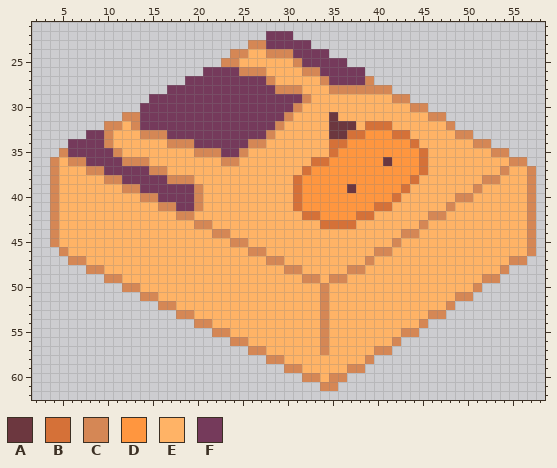
File history of a pixel-art sprite, CozyAutumnJam_2022/Assets/Art/UI/Card/Icon/PropCard/IconStoreUniform_Card.png. The first picture shows the starting point.
The file is 64x64 pixels. Shown: x 2..58, y 21..62.
Palette (. is transparent): A #6c373f  B #d57138  C #d58755  D #ff963f  E #ffb366  F #753a5b
Pixels before, first column x 4:
22 ........................FFF...........................
23 ......................CCFFFFF.........................
24 ....................CCEECCCFFFF.......................
25 ...................CCEEEEEECFFFFF.....................
26 .................FFFFCCCEEEECCFFFFF...................
27 ...............FFFFFFFFFCEEEEECFFFFC..................
28 .............FFFFFFFFFFFFCCCEEECCCCCCC................
29 ...........FFFFFFFFFFFFFFFFFCEEEEEEEEECC..............
30 ..........FFFFFFFFFFFFFFFFFCEEEEEEEEEEEECC............
31 ........CCFFFFFFFFFFFFFFFFCEEEEAEEEEEEEEEECC..........
32 ......CCECFFFFFFFFFFFFFFFCEEEEEAAAEBBBEEEEEEC.........
33 ....FFCEEECCCFFFFFFFFFFFCEEEEEEAABBDDDBBEEEEECC.......
34 ..FFFFCEEEEEECCCFFFFFFCCEEEEEEEBBDDDDDDDBEEEEEECC.....
35 .CFFFFFCEEEEEEEECCCFFCEEEEEEEEEBDDDDDDDDDBEEEEEEECC...
36 CECCFFFFCCCEEEEEEEECCEEEEEEEEBBDDDDDDADDDBEEEEEEEEECC.
37 CEEECCFFFFFCCEEEEEEEEEEEEEEEBDDDDDDDDDDDDBEEEEEEEECEEC
38 CEEEEECCFFFFFCCCEEEEEEEEEEEBDDDDDDDDDDDDBEEEEEEECCEEEC
39 CEEEEEEECCFFFFFFCEEEEEEEEEEBDDDDDADDDDDBEEEEEEECEEEEEC
40 CEEEEEEEEECCFFFFCEEEEEEEEEEBDDDDDDDDDDBEEEEEECCEEEEEEC
41 CEEEEEEEEEEECCFFCEEEEEEEEEEBDDDDDDDDBBEEEEEECEEEEEEEEC
42 CEEEEEEEEEEEEECCEEEEEEEEEEEEBBDDDDBBEEEEEECCEEEEEEEEEC
43 CEEEEEEEEEEEEEEECCEEEEEEEEEEEEBBBBEEEEEEECEEEEEEEEEEEC
44 CEEEEEEEEEEEEEEEEECCEEEEEEEEEEEEEEEEEEECCEEEEEEEEEEEEC
45 CEEEEEEEEEEEEEEEEEEECCEEEEEEEEEEEEEEEECEEEEEEEEEEEEEEC
46 .CEEEEEEEEEEEEEEEEEEEECCEEEEEEEEEEEECCEEEEEEEEEEEEEEEC
47 ..CCEEEEEEEEEEEEEEEEEEEECCEEEEEEEEECEEEEEEEEEEEEEEECC.
48 ....CCEEEEEEEEEEEEEEEEEEEECCEEEEECCEEEEEEEEEEEEEEEC...
49 ......CCEEEEEEEEEEEEEEEEEEEECCECCEEEEEEEEEEEEEEECC....
50 ........CCEEEEEEEEEEEEEEEEEEEECEEEEEEEEEEEEEEEEC......
51 ..........CCEEEEEEEEEEEEEEEEEECEEEEEEEEEEEEEECC.......
52 ............CCEEEEEEEEEEEEEEEECEEEEEEEEEEEEEC.........
53 ..............CCEEEEEEEEEEEEEECEEEEEEEEEEECC..........
54 ................CCEEEEEEEEEEEECEEEEEEEEEEC............
55 ..................CCEEEEEEEEEECEEEEEEEECC.............
56 ....................CCEEEEEEEECEEEEEEEC...............
57 ......................CCEEEEEECEEEEECC................
58 ........................CCEEEEEEEEEC..................
59 ..........................CCEEEEECC...................
60 ............................CCECC.....................
61 ..............................CC......................
Once edited:
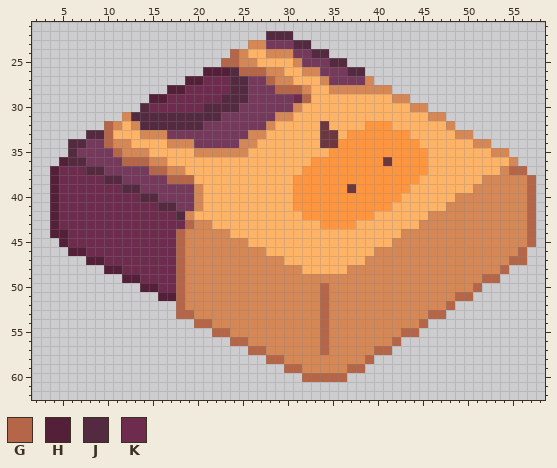
Colours new in this view: G #b56648  H #542039  J #542a41  K #6d2c4d
Diff:
y 22: x 28..30 FFF -> JJJ
y 23: x 31..32 FF -> JJ
y 24: x 24 C -> G; x 33..34 FF -> JJ
y 25: x 23..26 CCEE -> GGCC; x 35..36 FF -> JJ
y 26: x 21..29 FFFFCCCEE -> HHHJGGGCC; x 37..38 FF -> JJ
y 27: x 19..25 FFFFFFF -> HHKKKJJ; x 28..30 CEE -> GCC
y 28: x 17..25 FFFFFFFFF -> HHKKKKKJJ; x 29..32 CCCE -> GGGC
y 29: x 15..25 FFFFFFFFFFF -> HHKKKKKKJJJ; x 31..32 FC -> KG
y 30: x 14..24 FFFFFFFFFFF -> JKKKKKKJJJJ
y 31: x 13..22 CFFFFFFFFF -> JJJJJJJJJJ; x 29 F -> C; x 35 A -> E
y 32: x 10 C -> G; x 14..20 FFFFFFF -> JJJJJJJ; x 28..29 FC -> CE; x 34..37 EAAA -> AEEE; x 39..41 BBB -> DDD
y 33: x 8..10 FFC -> JJG; x 26..28 FFC -> CCE; x 34 E -> A; x 36..38 ABB -> EDD; x 42..43 BB -> DD
y 34: x 6..7 FF -> JJ; x 10..12 CEE -> GCC; x 25 F -> C; x 27 C -> E; x 34..36 EBB -> AAD; x 44 B -> D
y 35: x 5..6 CF -> .J; x 11..14 CEEE -> GCCC; x 23..24 FF -> CC; x 35 B -> D; x 45 B -> D
y 36: x 4..7 CECC -> .HJJ; x 12..16 CCCEE -> GGGCC; x 23..24 CC -> EE; x 33..34 BB -> DD; x 45 B -> D; x 56 C -> .
y 37: x 4..9 CEEECC -> HKKKJJ; x 15..18 CCEE -> GGCC; x 32 B -> D; x 45 B -> D; x 55..57 EEC -> GG.
y 38: x 4..11 CEEEEECC -> HKKKKKJJ; x 17..19 CCC -> GGG; x 31 B -> D; x 44 B -> D; x 54..57 EEEC -> CCCG
y 39: x 4..13 CEEEEEEECC -> HKKKKKKKJJ; x 31 B -> D; x 43 B -> D; x 52..57 EEEEEC -> CCCCCG
y 40: x 4..15 CEEEEEEEEECC -> HKKKKKKKKKJJ; x 31 B -> D; x 42 B -> D; x 51..57 EEEEEEC -> CCCCCCG
y 41: x 4..17 CEEEEEEEEEEECC -> HKKKKKKKKKKKJJ; x 31 B -> D; x 40..41 BB -> DD; x 49..57 EEEEEEEEC -> CCCCCCCCG
y 42: x 4..18 CEEEEEEEEEEEEEC -> HKKKKKKKKKKKKKJ; x 32..33 BB -> DD; x 38..39 BB -> DD; x 48..57 EEEEEEEEEC -> CCCCCCCCCG
y 43: x 4..19 CEEEEEEEEEEEEEEE -> HKKKKKKKKKKKKKKG; x 34..37 BBBB -> DDDD; x 46..57 EEEEEEEEEEEC -> CCCCCCCCCCCG
y 44: x 4..21 CEEEEEEEEEEEEEEEEE -> HHKKKKKKKKKKKKGCCC; x 45..57 EEEEEEEEEEEEC -> CCCCCCCCCCCCG
y 45: x 4..23 CEEEEEEEEEEEEEEEEEEE -> .HKKKKKKKKKKKKGCCCCC; x 43..57 EEEEEEEEEEEEEEC -> CCCCCCCCCCCCCCG
y 46: x 5..25 CEEEEEEEEEEEEEEEEEEEE -> .HHKKKKKKKKKKGCCCCCCC; x 42..57 EEEEEEEEEEEEEEEC -> CCCCCCCCCCCCCCG.
y 47: x 6..27 CCEEEEEEEEEEEEEEEEEEEE -> ..HHKKKKKKKKGCCCCCCCCC; x 40..56 EEEEEEEEEEEEEEECC -> CCCCCCCCCCCCCCCGG
y 48: x 8..29 CCEEEEEEEEEEEEEEEEEEEE -> ..HHKKKKKKGCCCCCCCCCCC; x 39..54 EEEEEEEEEEEEEEEC -> CCCCCCCCCCCCCCCG
y 49: x 10..31 CCEEEEEEEEEEEEEEEEEEEE -> ..HHKKKKGCCCCCCCCCCCCC; x 34 E -> C; x 37..53 EEEEEEEEEEEEEEECC -> CCCCCCCCCCCCCCCGG
y 50: x 12..51 CCEEEEEEEEEEEEEEEEEEEECEEEEEEEEEEEEEEEEC -> ..HHKKGCCCCCCCCCCCCCCCGCCCCCCCCCCCCCCCCG
y 51: x 14..50 CCEEEEEEEEEEEEEEEEEECEEEEEEEEEEEEEECC -> ..HHGCCCCCCCCCCCCCCCGCCCCCCCCCCCCCCGG
y 52: x 16..48 CCEEEEEEEEEEEEEEEECEEEEEEEEEEEEEC -> ..GCCCCCCCCCCCCCCCGCCCCCCCCCCCCCG
y 53: x 18..47 CCEEEEEEEEEEEEEECEEEEEEEEEEECC -> GGCCCCCCCCCCCCCCGCCCCCCCCCCCGG
y 54: x 20..45 CCEEEEEEEEEEEECEEEEEEEEEEC -> GGCCCCCCCCCCCCGCCCCCCCCCCG
y 55: x 22..44 CCEEEEEEEEEECEEEEEEEECC -> GGCCCCCCCCCCGCCCCCCCCGG
y 56: x 24..42 CCEEEEEEEECEEEEEEEC -> GGCCCCCCCCGCCCCCCCG
y 57: x 26..41 CCEEEEEECEEEEECC -> GGCCCCCCGCCCCCGG
y 58: x 28..39 CCEEEEEEEEEC -> GGCCCCCCCCCG
y 59: x 30..38 CCEEEEECC -> GGCCCCCGG
y 60: x 32..36 CCECC -> GGGGG
y 61: x 34..35 CC -> ..
Changed places in both pictures, as pixel boxes (x1, y1, x2, y2):
changed: (50, 31, 536, 391)
